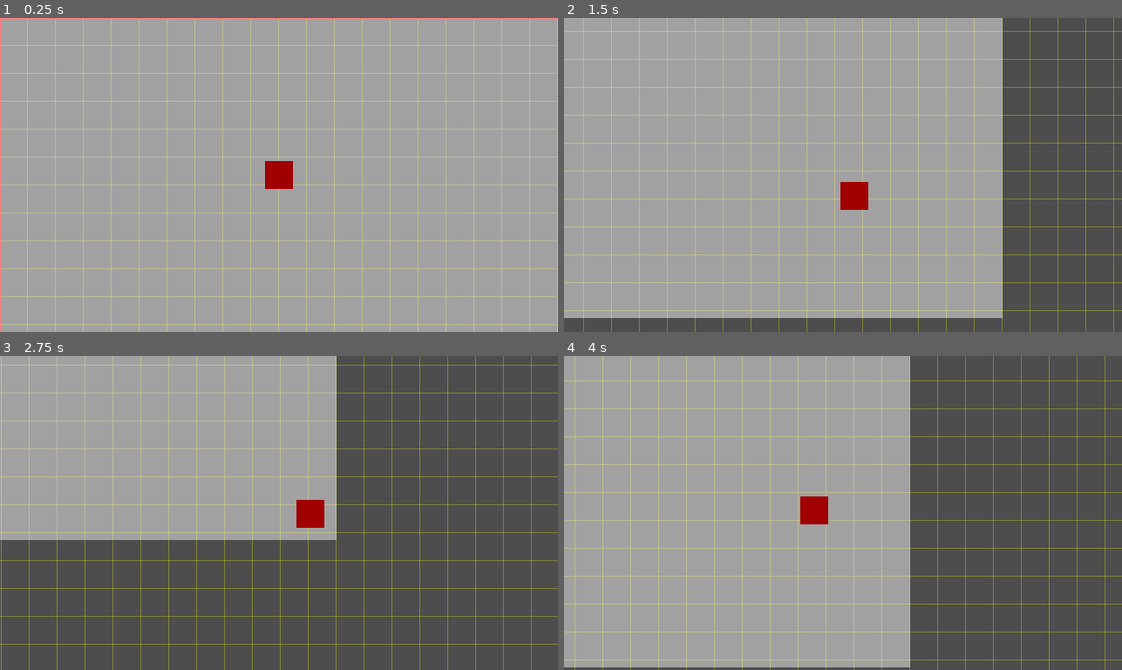
Above: before the commit, frames 1-4 (two rows, left to right).
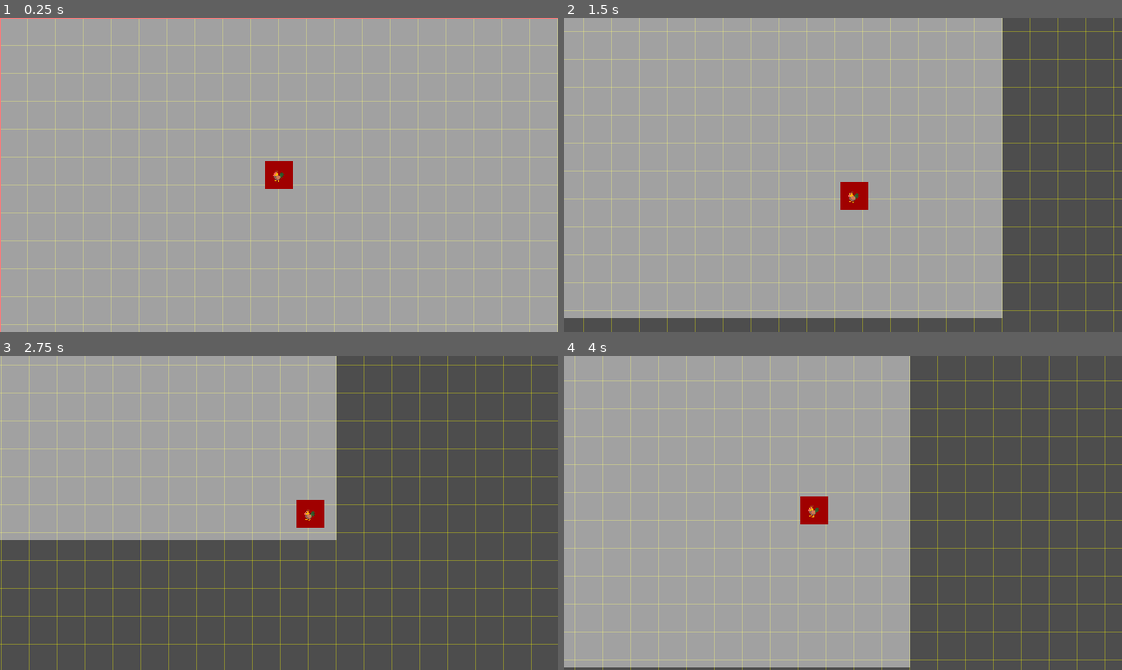
Above: after the commit, the same moments.

Repository: thejoshyee/sarimanok-game
Game: Godot game, scene res://main.tscn
The game is run twice, just before and just after one commit, with the same random seed, the same clock (stepped at 60 frames per second) and the same inputs.
Inputs:
- Up to frame 1 (0.25 s): no input
- Up to frame 2 (1.5 s): tap Enter at 0.5 s; hold Right (move_right) 0.53-1.28 s; hold S (move_down) from 1.28 s (still down)
- Up to frame 3 (2.75 s): release S (move_down) at 2.03 s; hold Right (move_right) from 2.03 s (still down)
- Up to frame 4 (4 s): release Right (move_right) at 2.78 s; hold Up (move_up) 2.78-3.53 s; hold A (move_left) from 3.53 s (still down)

The runs differ from the first frame. In frame 1, less than 0.1% of the frame differs, in the area x 48-51%, y 48-53%; in frame 2, less than 0.1%, in the area x 50-53%, y 55-59%; in frame 3, less than 0.1%; in frame 4, less than 0.1%.

Commit message:
add funny emoji for placeholder

Diff:
--- a/game/scenes/player/player.tscn
+++ b/game/scenes/player/player.tscn
@@ -17,3 +17,10 @@
 
 [node name="CollisionShape2D" type="CollisionShape2D" parent="."]
 shape = SubResource("RectangleShape2D_dovo2")
+
+[node name="Label" type="Label" parent="."]
+offset_left = -9.0
+offset_top = -12.0
+offset_right = 10.0
+offset_bottom = 11.0
+text = "🐓"
